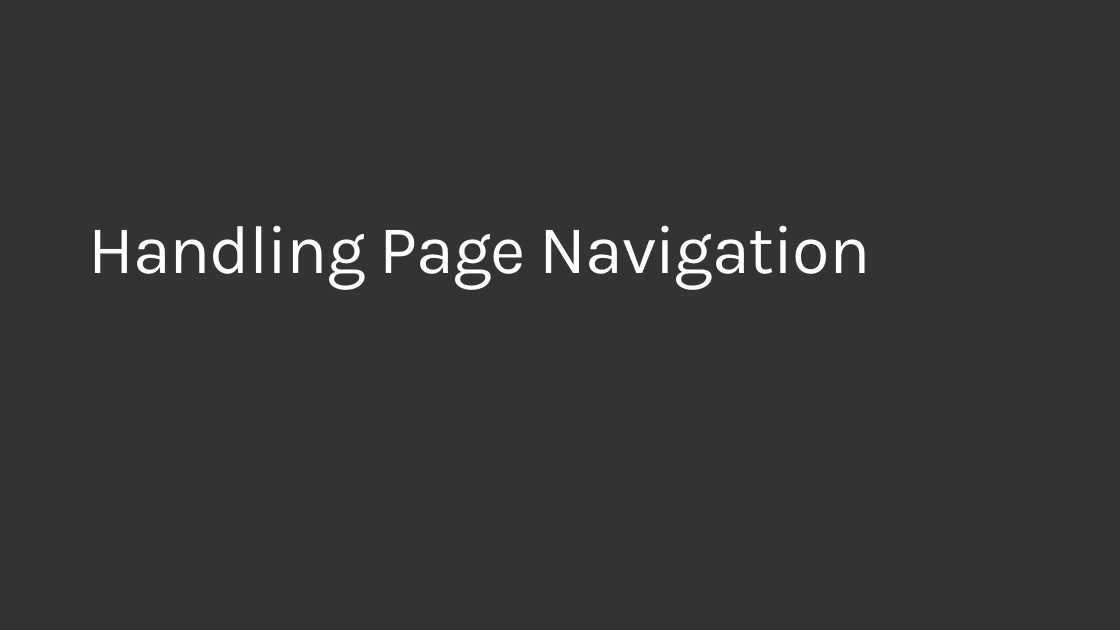
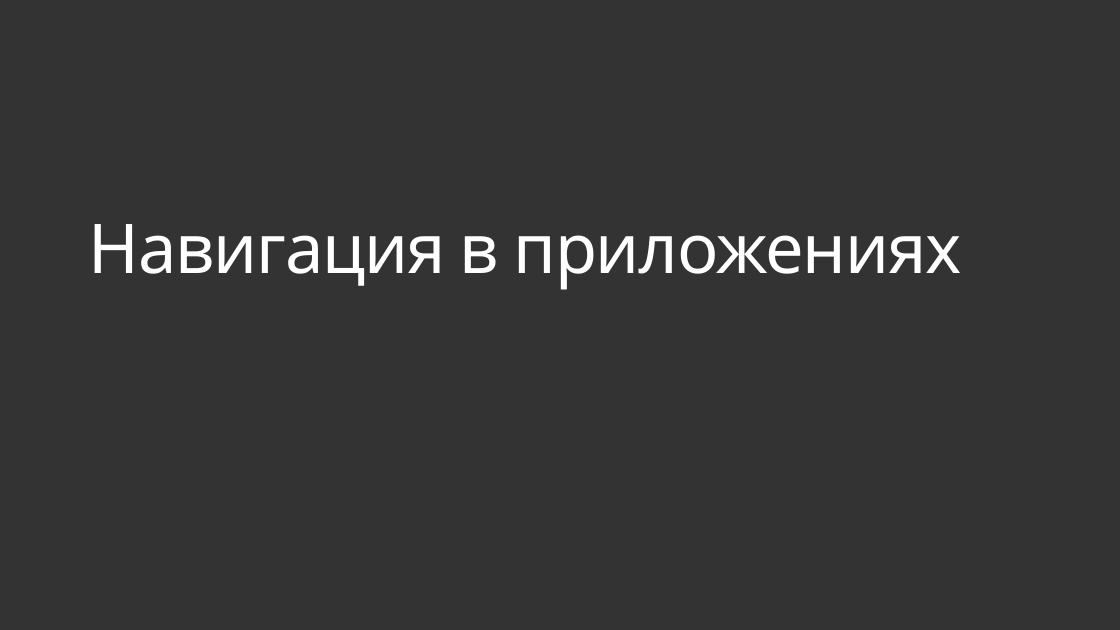
Before and after one commit to evangelism/WinDevWorkshop, a slide deck: slide 10 of !RU 01. Introduction/01. Intro to UWP.pptx. Drawn at 1120x630 pixels with LibreOffice and Linux fonts; fonts in the diff are those of the drawing. Boxes give left, top, right and bottom in pixels: in the first picture for what was removed or moved away, otherwise in the second. Text is boxed around its words. In the diff, an @@ line names an element or a change of style, - is before the commit and + after.

```diff
--- a/!RU 01. Introduction/01. Intro to UWP.pptx
+++ b/!RU 01. Introduction/01. Intro to UWP.pptx
@@ title at (88,224,961,290): text changed @@
-Handling Page Navigation
+Навигация в приложениях
```
Also in this commit, not shown: 8 other slides changed, 2 slides added, 2 slides removed, 1 other file.
